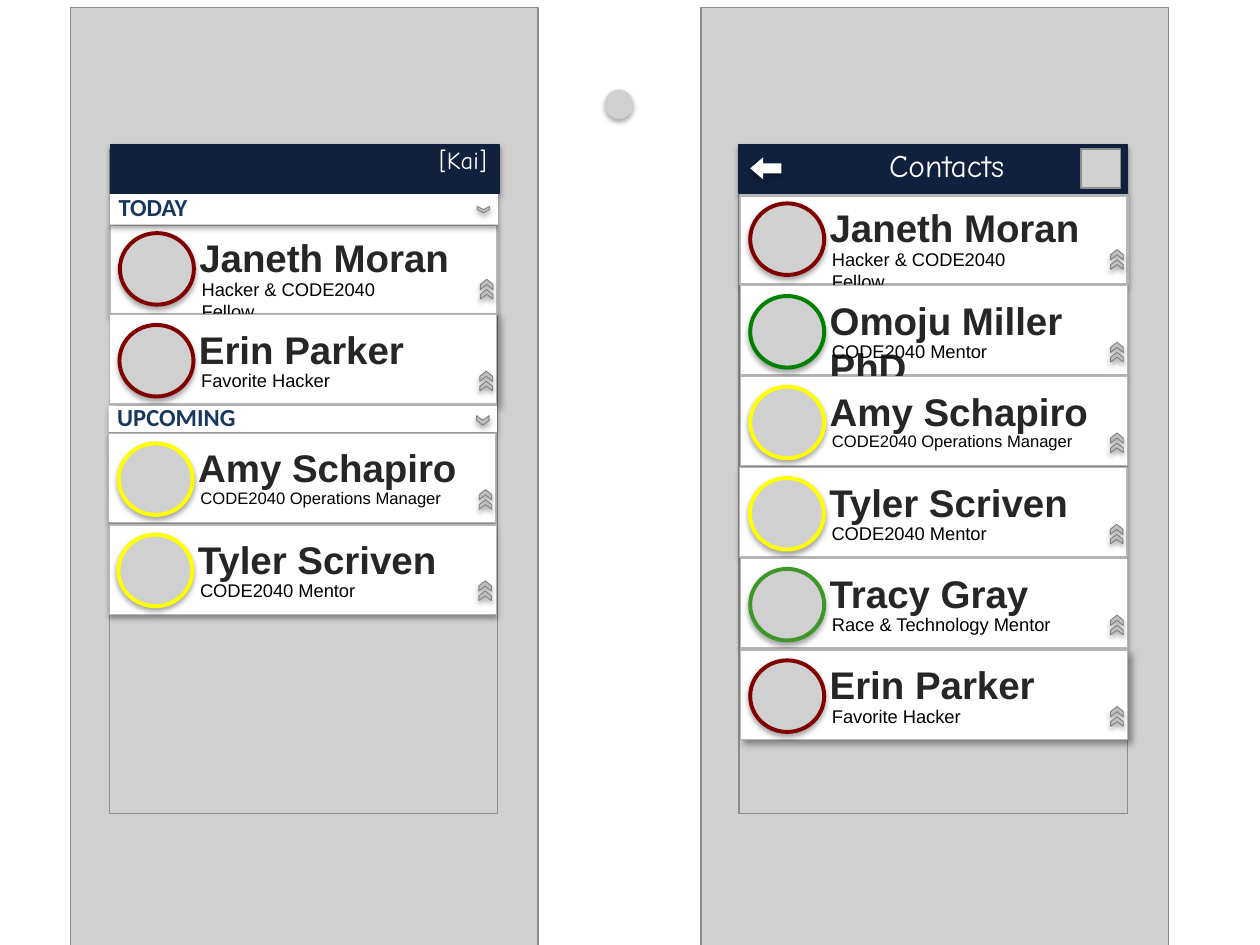
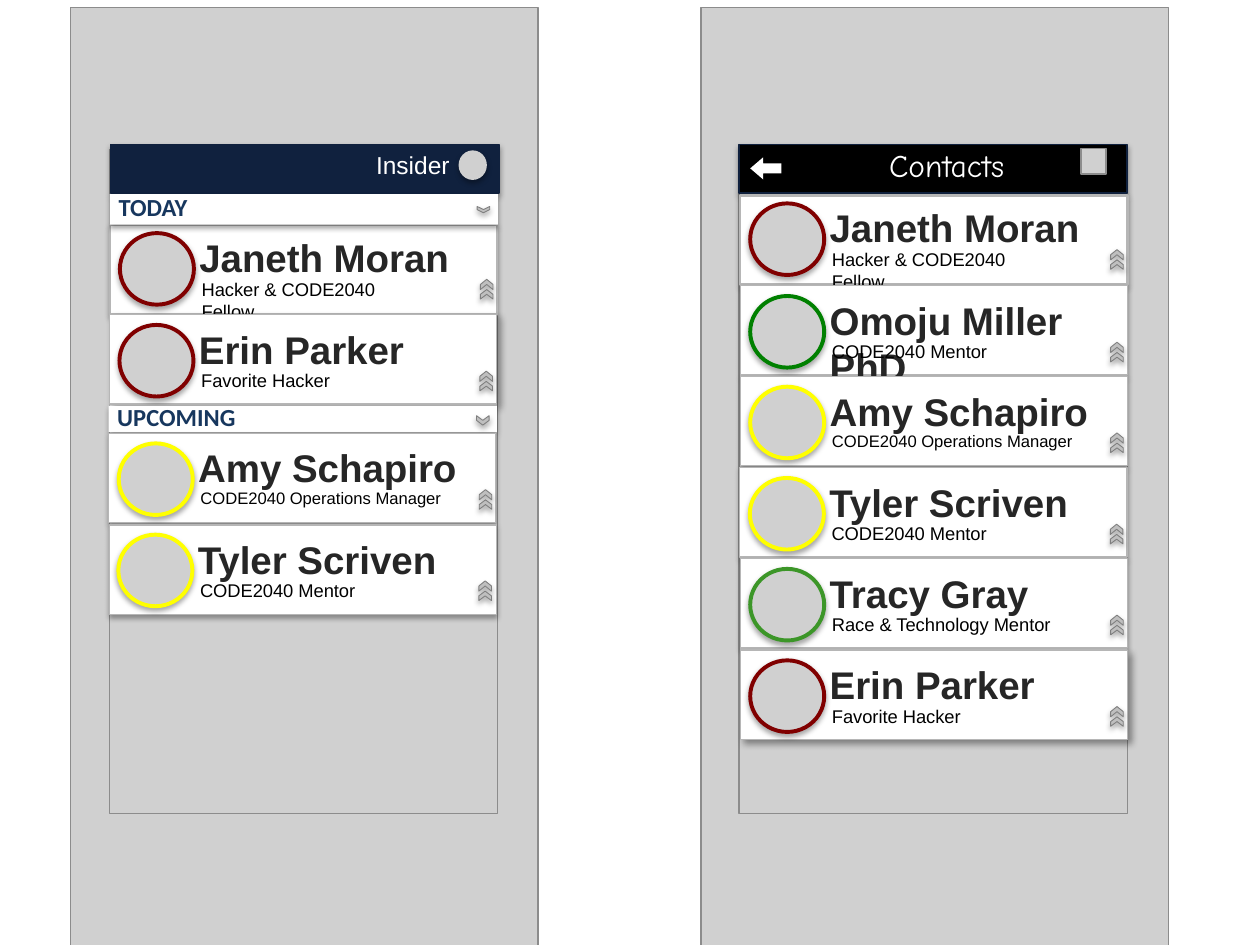
Before and after one commit to JenniferShola/Kai, a slide deck: slide 1 of MockUps.pptx. Drawn at 1260x945 pixels with LibreOffice and Linux fonts; fonts in the diff are those of the drawing; grey boxes stand for pictures; background and template pictures are left out. Boxes give left, top, right and bottom in pixels: in the first picture for what was removed or moved away, otherwise in the second. Text is boxed around its words. In the diff, an @@ line names an element or a change of style, - is before the commit and + after.

```diff
--- a/MockUps.pptx
+++ b/MockUps.pptx
@@ rectangle at (740,145,1128,194): fill #10213E to #000000 @@
@@ picture: place and size @@
-picture at (1081,149,1120,188)
+picture at (1081,149,1106,174)
@@ text at (376,156,450,175): text changed; font Comic Neue to Arial @@
-[Kai]
+Insider
@@ picture: place and size @@
-picture at (605,89,633,118)
+picture at (459,150,486,179)
```
Also in this commit, not shown: 1 other slide changed, 1 slide added, 10 other files.
